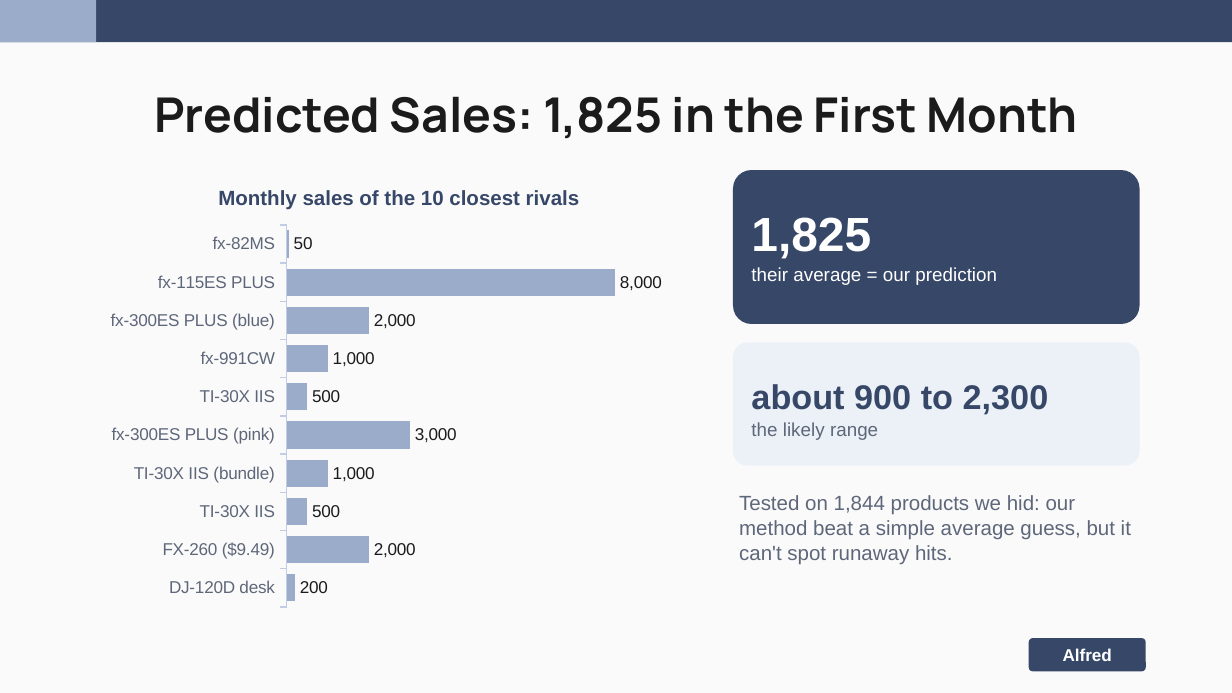
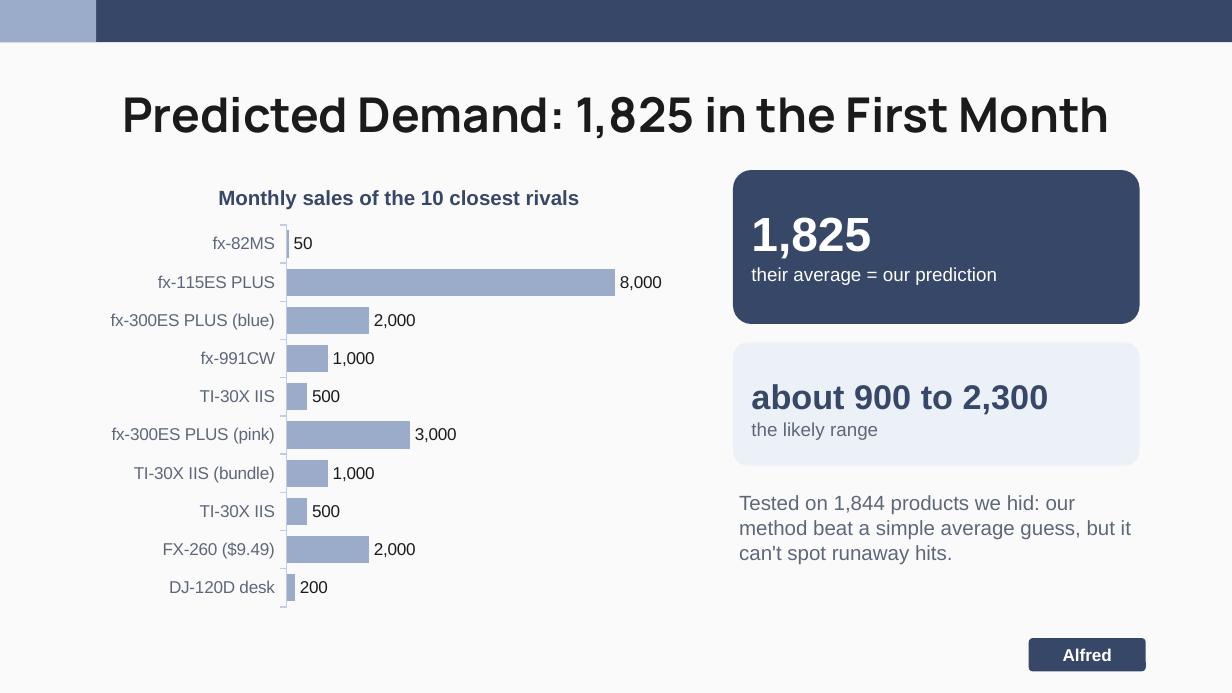
Before and after one commit to nakimagine/hello-world, a slide deck: slide 11 of Group_3_Amazon_Office_Electronic_Slides.pptx. Drawn at 1232x693 pixels with LibreOffice and Linux fonts; fonts in the diff are those of the drawing. Boxes give left, top, right and bottom in pixels: in the first picture for what was removed or moved away, otherwise in the second. Text is boxed around its words. In the diff, an @@ line names an element or a change of style, - is before the commit and + after.

```diff
--- a/Group_3_Amazon_Office_Electronic_Slides.pptx
+++ b/Group_3_Amazon_Office_Electronic_Slides.pptx
@@ title at bbox=[122, 96, 1110, 138]: text changed @@
-Predicted Sales: 1,825 in the First Month
+Predicted Demand: 1,825 in the First Month
```
Also in this commit, not shown: 5 other slides changed.
